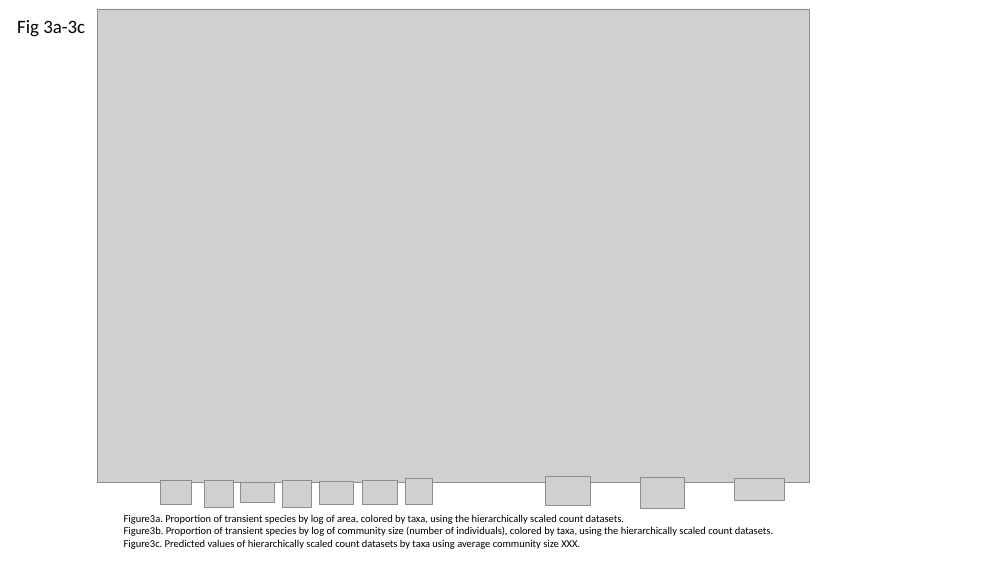
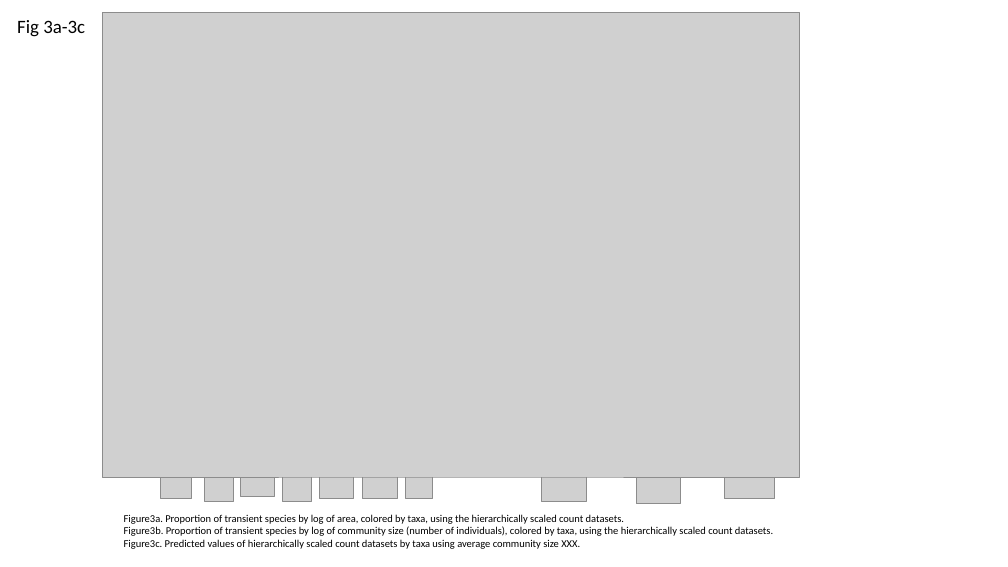
Before and after one commit to hurlbertlab/core-transient, a slide deck: slide 5 of output/plots/all_figs_with_legends.pptx. Drawn at 1008x567 pixels with LibreOffice and Linux fonts; fonts in the diff are those of the drawing; grey boxes stand for pictures. Boxes give left, top, right and bottom in pixels: in the first picture for what was removed or moved away, otherwise in the second. Text is boxed around its words. In the diff, an @@ line names an element or a change of style, - is before the commit and + after.

```diff
--- a/output/plots/all_figs_with_legends.pptx
+++ b/output/plots/all_figs_with_legends.pptx
@@ picture: place and size @@
-picture at bbox=[98, 9, 810, 482]
+picture at bbox=[103, 12, 799, 477]
@@ 7 pictures: place and size @@
-7 pictures at bbox=[161, 479, 433, 507]
+7 pictures at bbox=[161, 473, 433, 501]
@@ picture: place and size @@
-picture at bbox=[546, 476, 591, 505]
+picture at bbox=[541, 472, 587, 501]
@@ picture: place and size @@
-picture at bbox=[640, 477, 685, 508]
+picture at bbox=[637, 473, 681, 504]
@@ picture: place and size @@
-picture at bbox=[734, 479, 785, 501]
+picture at bbox=[724, 477, 775, 499]
```
Also in this commit, not shown: 1 other slide changed, 15 other files.
